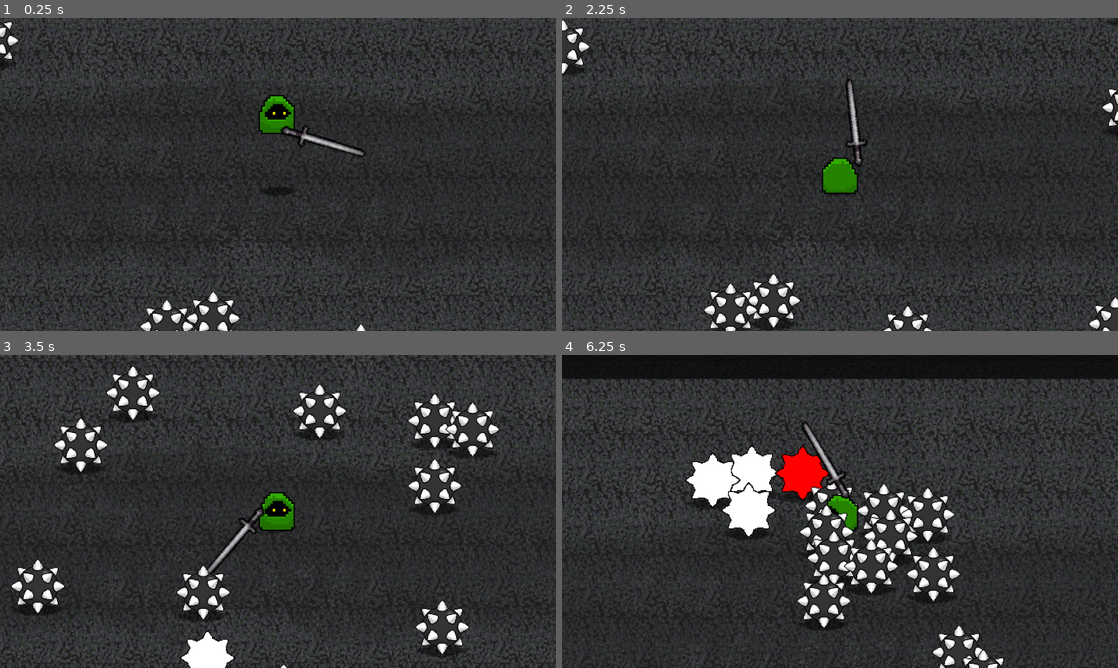
Above: before the commit, frames 1-4 (two rows, left to right).
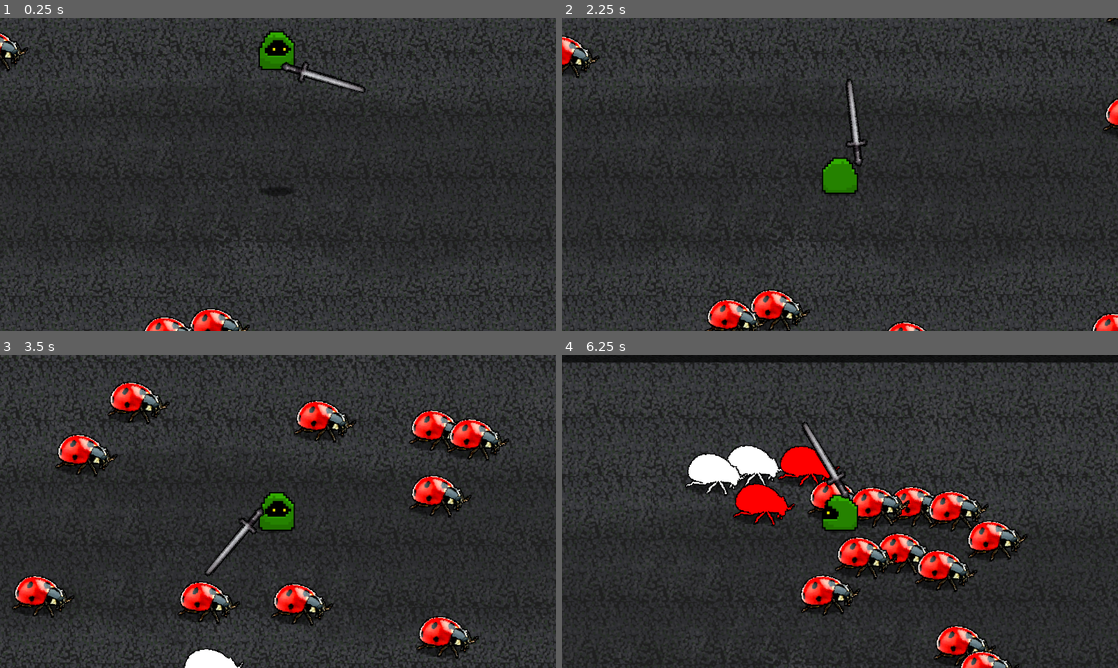
Above: after the commit, the same moments.

Repository: Deltunes/MSU-Game-Jam-2025
Game: Godot game, scene res://scenes/level.tscn
Same seed, same stepped clock (60 frames per second), same inputs: the game is played once before the commit and once after it.
Inputs (mouse positions are in pixels of both pictures, inside the frame that each line leads up to):
- Up to frame 1 (0.25 s): no input
- Up to frame 2 (2.25 s): move the mouse to (962, 158) at 0.52 s; press the mouse at (962, 158) at 0.53 s; hold D (right) 0.53-1.28 s; move the mouse to (728, 190) at 1.27 s; release the mouse at (728, 190) at 1.28 s; hold S (down) 1.28-2.03 s; click (728, 190) at 1.35 s; tap Enter at 2 s; move the mouse to (895, 105) at 2.02 s; press the mouse at (895, 105) at 2.03 s; hold D (right) from 2.03 s (still down)
- Up to frame 3 (3.5 s): move the mouse to (250, 574) at 2.77 s; release D (right) at 2.78 s; release the mouse at (250, 574) at 2.78 s; hold W (up) from 2.78 s (still down); click (250, 574) at 2.85 s
- Up to frame 4 (6.25 s): move the mouse to (1006, 558) at 3.52 s; release W (up) at 3.53 s; press the mouse at (1006, 558) at 3.53 s; hold A (left) 3.53-5.03 s; move the mouse to (673, 464) at 4.27 s; release the mouse at (673, 464) at 4.28 s; click (673, 464) at 4.35 s; move the mouse to (867, 511) at 5.02 s; press the mouse at (867, 511) at 5.03 s; hold S (down) 5.03-5.78 s; move the mouse to (756, 433) at 5.77 s; release the mouse at (756, 433) at 5.78 s; hold D (right) from 5.78 s (still down); click (756, 433) at 5.85 s

The runs differ from the first frame. In frame 1, 3.7% of the frame differs, in the area x 0-100%, y 1-100%; in frame 2, 3.4%; in frame 3, 10%; in frame 4, 28%, in the area x 0-100%, y 2-100%.

Commit message:
swapped enemy sprite

Diff:
--- a/scenes/enemy.tscn
+++ b/scenes/enemy.tscn
@@ -1,7 +1,7 @@
-[gd_scene load_steps=12 format=3 uid="uid://bk14fyoq5jkex"]
+[gd_scene load_steps=13 format=3 uid="uid://bk14fyoq5jkex"]
 
 [ext_resource type="Script" path="res://scripts/enemy.gd" id="1_1vrt4"]
-[ext_resource type="Texture2D" uid="uid://b2mkb32n4uk0t" path="res://images/obstacleAnim.png" id="2_p8hnf"]
+[ext_resource type="Texture2D" uid="uid://3b3tf0ino2ti" path="res://images/ladybugAnim.png" id="2_mfqim"]
 [ext_resource type="Texture2D" uid="uid://duntc3x4bw84e" path="res://images/shadow.png" id="3_5grjh"]
 [ext_resource type="PackedScene" uid="uid://cd3l21lxo6adu" path="res://scenes/hurtbox.tscn" id="4_go5ww"]
 [ext_resource type="PackedScene" uid="uid://cj1v27dsx1kpp" path="res://scenes/hitbox.tscn" id="5_phwbl"]
@@ -10,8 +10,9 @@
 radius = 14.2188
 height = 44.0
 
-[sub_resource type="CircleShape2D" id="CircleShape2D_ehesp"]
-radius = 23.6326
+[sub_resource type="CapsuleShape2D" id="CapsuleShape2D_kurr4"]
+radius = 17.0
+height = 53.0
 
 [sub_resource type="CapsuleShape2D" id="CapsuleShape2D_qgily"]
 radius = 14.5
@@ -22,13 +23,25 @@
 tracks/0/type = "value"
 tracks/0/imported = false
 tracks/0/enabled = true
-tracks/0/path = NodePath("Sprite2D2:frame")
+tracks/0/path = NodePath("Sprite2D2:rotation")
 tracks/0/interp = 1
 tracks/0/loop_wrap = true
 tracks/0/keys = {
 "times": PackedFloat32Array(0),
 "transitions": PackedFloat32Array(1),
-"update": 1,
+"update": 0,
+"values": [0.0]
+}
+tracks/1/type = "value"
+tracks/1/imported = false
+tracks/1/enabled = true
+tracks/1/path = NodePath("Sprite2D2:frame")
+tracks/1/interp = 1
+tracks/1/loop_wrap = true
+tracks/1/keys = {
+"times": PackedFloat32Array(0),
+"transitions": PackedFloat32Array(1),
+"update": 0,
 "values": [0]
 }
 
@@ -44,14 +57,44 @@
 tracks/0/keys = {
 "times": PackedFloat32Array(0, 0.1, 0.2, 0.3),
 "transitions": PackedFloat32Array(1, 1, 1, 1),
+"update": 1,
+"values": [1, 2, 1, 2]
+}
+
+[sub_resource type="Animation" id="Animation_wftta"]
+resource_name = "walk"
+length = 0.4
+loop_mode = 1
+tracks/0/type = "value"
+tracks/0/imported = false
+tracks/0/enabled = true
+tracks/0/path = NodePath("Sprite2D2:rotation")
+tracks/0/interp = 0
+tracks/0/loop_wrap = true
+tracks/0/keys = {
+"times": PackedFloat32Array(0, 0.2, 0.4),
+"transitions": PackedFloat32Array(1, 1, 1),
 "update": 0,
-"values": [1, 2, 1, 2]
+"values": [-0.0872665, 0.0872665, -0.0872665]
+}
+tracks/1/type = "value"
+tracks/1/imported = false
+tracks/1/enabled = true
+tracks/1/path = NodePath("Sprite2D2:frame")
+tracks/1/interp = 1
+tracks/1/loop_wrap = true
+tracks/1/keys = {
+"times": PackedFloat32Array(0),
+"transitions": PackedFloat32Array(1),
+"update": 1,
+"values": [0]
 }
 
 [sub_resource type="AnimationLibrary" id="AnimationLibrary_flll6"]
 _data = {
 "RESET": SubResource("Animation_dqxtu"),
-"hurt": SubResource("Animation_k0ekm")
+"hurt": SubResource("Animation_k0ekm"),
+"walk": SubResource("Animation_wftta")
 }
 
 [node name="CharacterBody2D" type="CharacterBody2D"]
@@ -69,8 +112,8 @@
 
 [node name="Sprite2D2" type="Sprite2D" parent="."]
 texture_filter = 1
-position = Vector2(0, -32)
-texture = ExtResource("2_p8hnf")
+position = Vector2(7, -20)
+texture = ExtResource("2_mfqim")
 hframes = 3
 
 [node name="ShadowSprite" type="Sprite2D" parent="."]
@@ -85,8 +128,9 @@
 collision_mask = 8
 
 [node name="CollisionShape2D" parent="Hurtbox" index="0"]
-position = Vector2(0, -31)
-shape = SubResource("CircleShape2D_ehesp")
+position = Vector2(-0.5, -24.5)
+rotation = 1.5708
+shape = SubResource("CapsuleShape2D_kurr4")
 
 [node name="Hitbox" parent="." instance=ExtResource("5_phwbl")]
 
--- a/scenes/player.tscn
+++ b/scenes/player.tscn
@@ -198,7 +198,7 @@
 
 [sub_resource type="Animation" id="Animation_qcp1t"]
 resource_name = "startFall"
-length = 2.0
+length = 2.5
 tracks/0/type = "value"
 tracks/0/imported = false
 tracks/0/enabled = true
@@ -206,10 +206,10 @@
 tracks/0/interp = 1
 tracks/0/loop_wrap = true
 tracks/0/keys = {
-"times": PackedFloat32Array(0, 2),
+"times": PackedFloat32Array(0, 2.5),
 "transitions": PackedFloat32Array(0.277393, 1),
 "update": 0,
-"values": [Vector2(0, -1200), Vector2(0, 0)]
+"values": [Vector2(0, -2000), Vector2(0, 0)]
 }
 
 [sub_resource type="Animation" id="Animation_rknqu"]
--- a/scripts/enemy.gd
+++ b/scripts/enemy.gd
@@ -19,7 +19,9 @@
 		if (health <= 0):
 			self.queue_free()
 		hitable = true
-		$AnimationPlayer.play("RESET")
+		if ($AnimationPlayer.current_animation != "walk"):
+			$AnimationPlayer.stop()
+			$AnimationPlayer.play("walk")
 		direction = Vector2(player.position.x - $".".position.x, player.position.y - $".".position.y).normalized()
 		velocity = direction * speed
 	else:
Binary file added: images/ladybugAnim.png
Not shown, added: images/ladybugAnim.png.import
